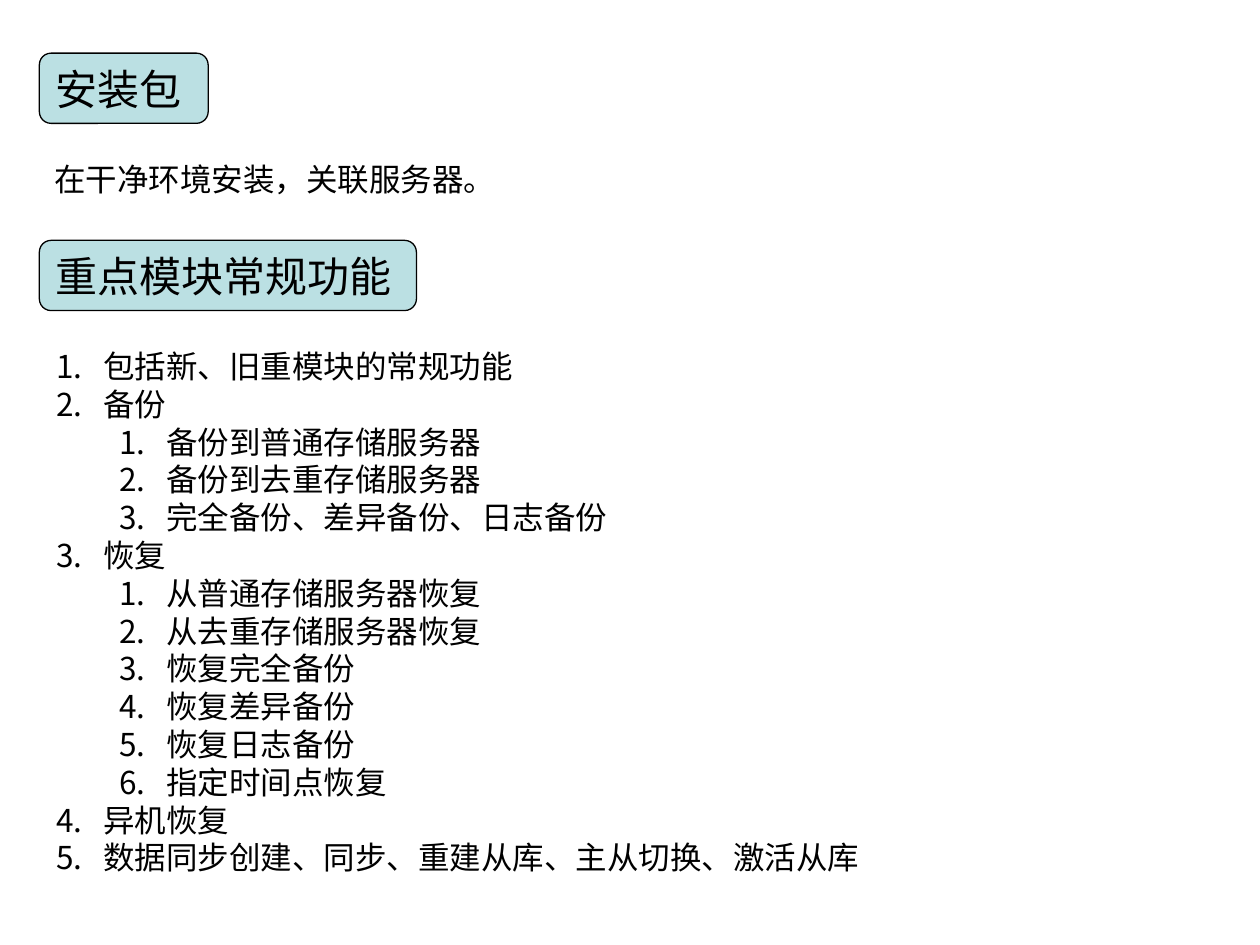
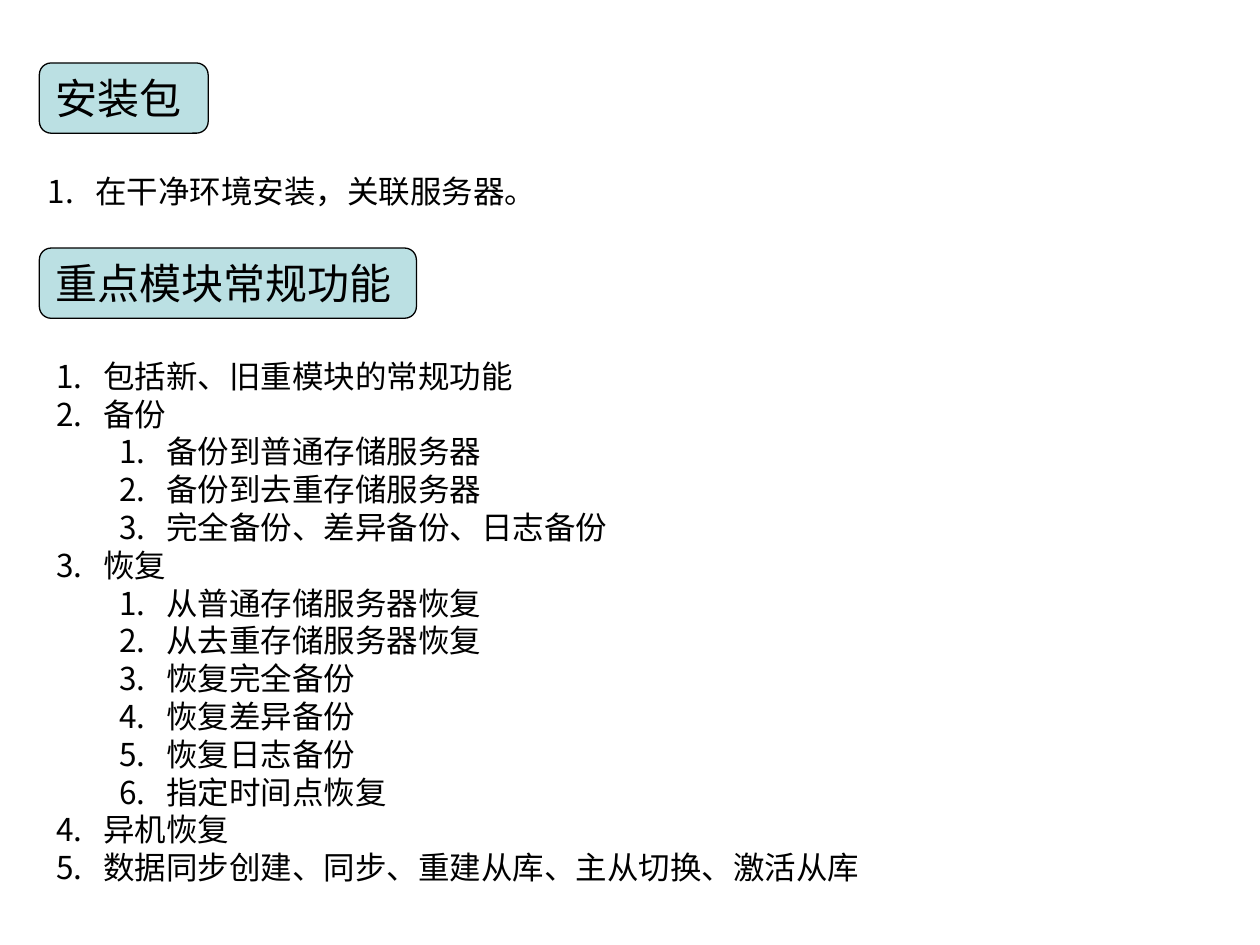
Before and after one commit to irene1990/Teamleader, a slide deck: slide 16 of PPT/Training/release process.ppt. Drawn at 1260x945 pixels with LibreOffice and Linux fonts; fonts in the diff are those of the drawing. Boxes give left, top, right and bottom in pixels: in the first picture for what was removed or moved away, otherwise in the second. Text is boxed around its words. In the diff, an @@ line names an element or a change of style, - is before the commit and + after.

```diff
--- a/PPT/Training/release process.ppt
+++ b/PPT/Training/release process.ppt
@@ rounded rectangle "安装包": place and size @@
-rounded rectangle "安装包" at [39, 53, 208, 123]
+rounded rectangle "安装包" at [39, 63, 208, 134]
@@ text "在干净环境安装，关联服务器。": place and size @@
-text "在干净环境安装，关联服务器。" at [54, 164, 495, 194]
+text "在干净环境安装，关联服务器。" at [95, 176, 536, 206]
@@ text "在干净环境安装，关联服务器。" at [95, 176, 536, 206]: bullet none to 1. @@
@@ rounded rectangle "重点模块常规功能": place and size @@
-rounded rectangle "重点模块常规功能" at [39, 241, 416, 311]
+rounded rectangle "重点模块常规功能" at [39, 248, 416, 319]
@@ text "包括新、旧重模块的常规功能": place and size @@
-text "包括新、旧重模块的常规功能" at [103, 351, 859, 872]
+text "包括新、旧重模块的常规功能" at [103, 361, 859, 882]
```
Also in this commit, not shown: 4 other slides changed, 1 slide added.
